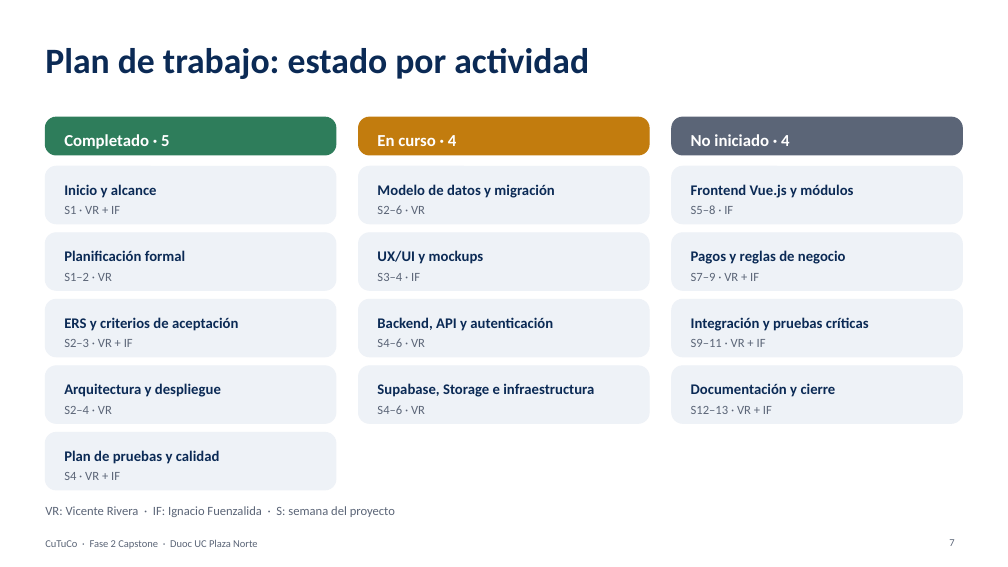
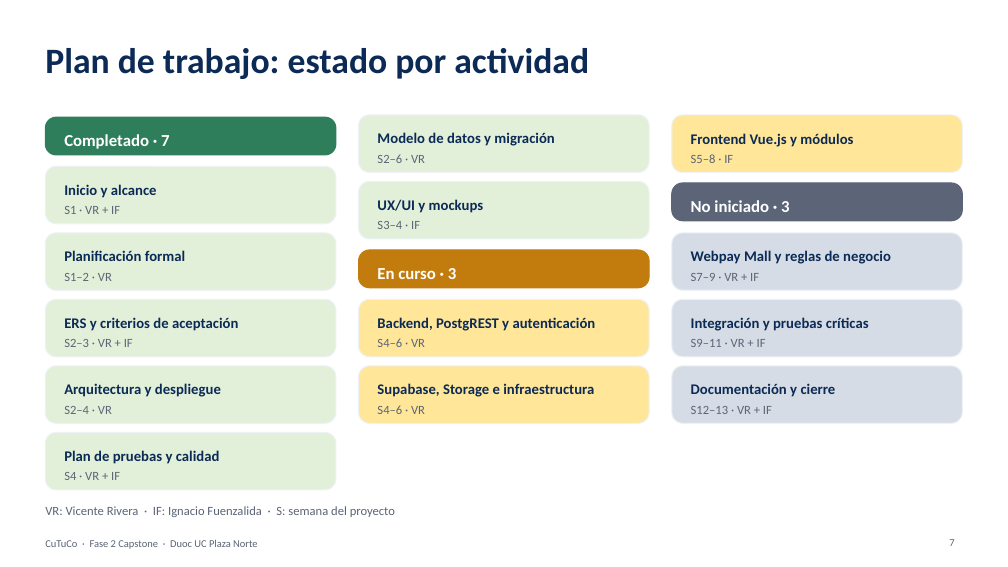
Before and after one commit to VichRo2005/cultiva_tu_compra, a slide deck: slide 7 of Fase 2/Evidencias Proyecto/Presentación Proyecto/CuTuCo Fase2.pptx. Drawn at 1008x567 pixels with LibreOffice and Linux fonts; fonts in the diff are those of the drawing; background and template pictures are left out. Boxes give left, top, right and bottom in pixels: in the first picture for what was removed or moved away, otherwise in the second. Text is boxed around its words. In the diff, an @@ line names an element or a change of style, - is before the commit and + after.

```diff
--- a/Fase 2/Evidencias Proyecto/Presentación Proyecto/CuTuCo Fase2.pptx
+++ b/Fase 2/Evidencias Proyecto/Presentación Proyecto/CuTuCo Fase2.pptx
@@ fill #EEF2F7 to #E2F0D9 in 7 elements at (x1=45, y1=166, x2=336, y2=224), (x1=45, y1=233, x2=336, y2=290), (x1=45, y1=299, x2=336, y2=357), (x1=45, y1=366, x2=336, y2=423), (x1=45, y1=433, x2=336, y2=490), (x1=358, y1=181, x2=649, y2=239), (x1=358, y1=115, x2=649, y2=172) @@
@@ 6 texts, 3 rounded rectangles moved together from (x1=358, y1=166, x2=963, y2=290) to (x1=358, y1=115, x2=963, y2=239) @@
@@ fill #EEF2F7 to #FFE699 in 3 elements at (x1=358, y1=299, x2=649, y2=357), (x1=358, y1=366, x2=649, y2=423), (x1=672, y1=115, x2=963, y2=172) @@
@@ text at (x1=64, y1=134, x2=169, y2=149): text changed @@
-Completado · 5
+Completado · 7
@@ rounded rectangle moved from (x1=672, y1=117, x2=963, y2=155) to (x1=672, y1=183, x2=963, y2=221) @@
@@ text at (x1=691, y1=200, x2=789, y2=212): text changed @@
-No iniciado · 4
+No iniciado · 3
@@ rounded rectangle moved from (x1=358, y1=117, x2=649, y2=155) to (x1=358, y1=250, x2=649, y2=288) @@
@@ text at (x1=377, y1=268, x2=456, y2=279): text changed @@
-En curso · 4
+En curso · 3
@@ text at (x1=691, y1=250, x2=891, y2=264): text changed @@
-Pagos y reglas de negocio
+Webpay Mall y reglas de negocio
@@ text at (x1=377, y1=317, x2=596, y2=331): text changed @@
-Backend, API y autenticación
+Backend, PostgREST y autenticación
@@ fill #EEF2F7 to #D6DCE5 in 3 elements at (x1=672, y1=233, x2=963, y2=290), (x1=672, y1=299, x2=963, y2=357), (x1=672, y1=366, x2=963, y2=423) @@
```
Also in this commit, not shown: 16 other slides changed, 12 other files.
